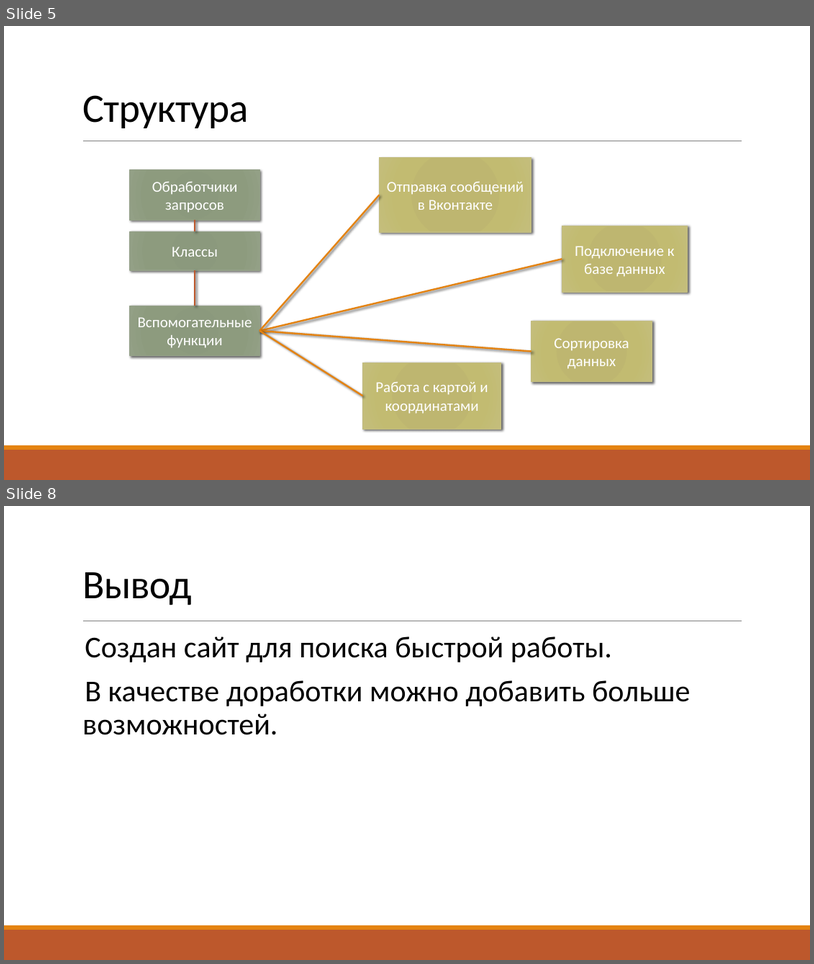
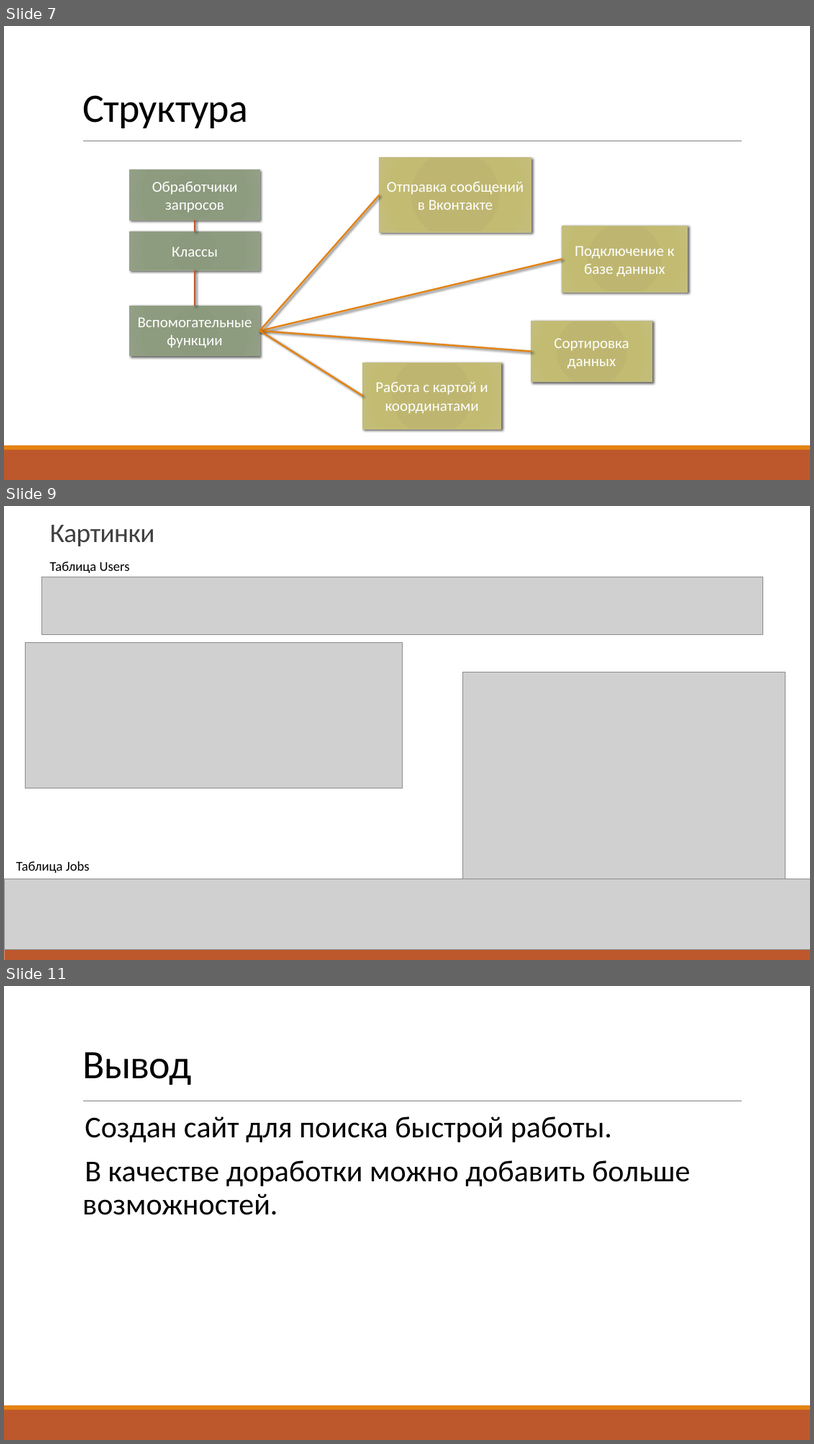
Before and after one commit to tsemkaloalena/web_project, a slide deck: Презентация.pptx. Shown one above the other, each under a label of ours: slides 5 and 8 before the commit, slides 7, 9 and 11 after it; the slides between them are not shown. The pictures are 814x964 and 814x1444 pixels, drawn with LibreOffice and Linux fonts; fonts in the diff are those of the drawing; grey boxes stand for pictures. Boxes give left, top, right and bottom in pixels: in the first picture for what was removed or moved away, otherwise in the second. Text is boxed around its words. In the diff, an @@ line names an element or a change of style, - is before the commit and + after.

```diff
--- a/Презентация.pptx
+++ b/Презентация.pptx
@@ slide 9 added at (x1=4, y1=506, x2=810, y2=960), background #FFFFFF; not listed: 2 template elements that a slide beside it also shows @@
@@ title added at (x1=50, y1=525, x2=155, y2=546), 32 pt, text #404040 @@
+Картинки
@@ text added at (x1=50, y1=561, x2=130, y2=573), 16 pt, text #000000 @@
+Таблица Users
@@ picture added at (x1=41, y1=577, x2=763, y2=635) @@
@@ picture added at (x1=25, y1=643, x2=404, y2=788) @@
@@ picture added at (x1=463, y1=672, x2=786, y2=917) @@
@@ text added at (x1=16, y1=861, x2=90, y2=872), 16 pt, text #000000 @@
+Таблица Jobs
@@ picture added at (x1=4, y1=879, x2=810, y2=950) @@
@@ what was slide 5 is now slide 7 @@
@@ what was slide 8 is now slide 11 @@
```
Also in this commit, not shown: 1 slide changed, 2 other slides added, 3 other files.
